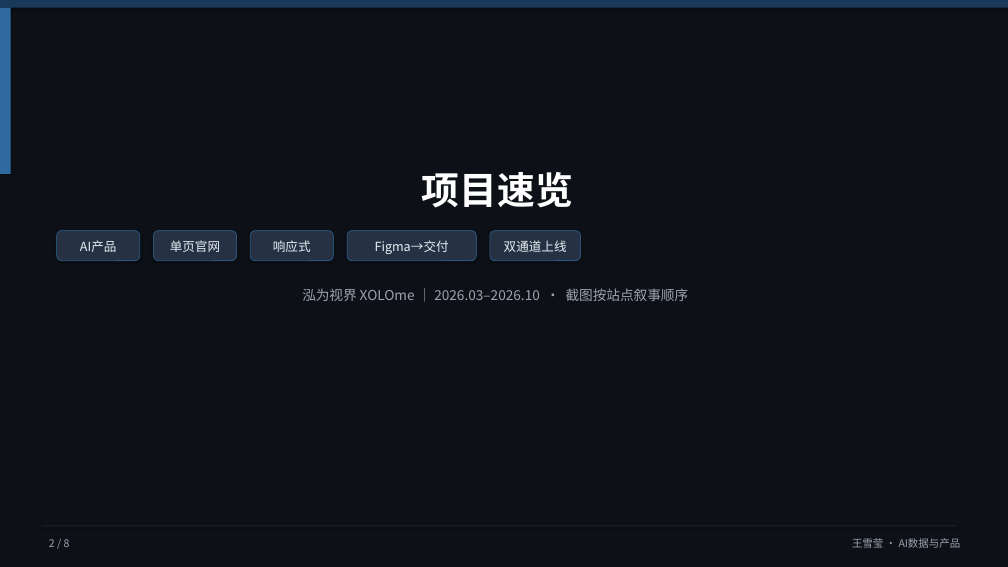
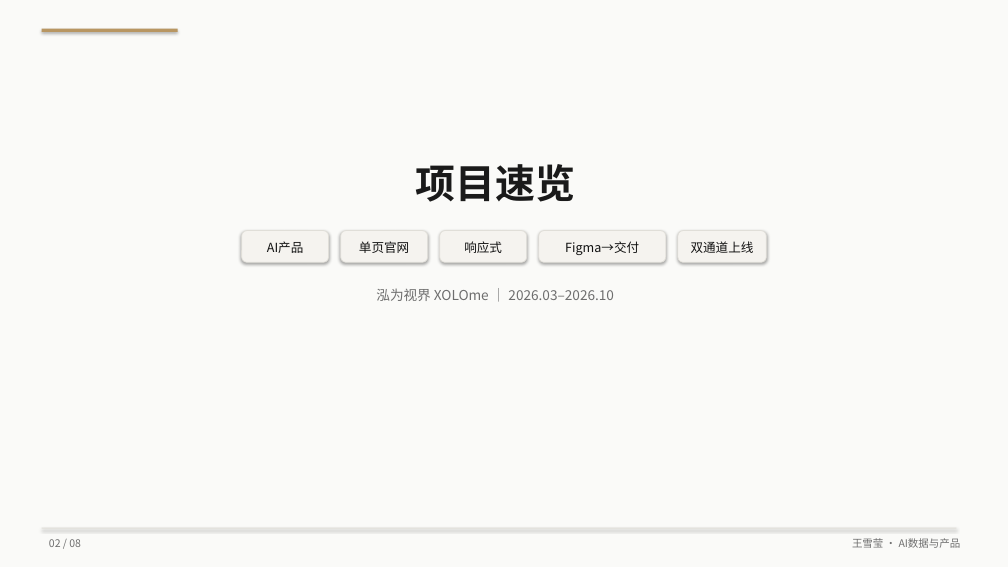
Before and after one commit to HSDCT1230/hsdct, a slide deck: slide 2 of portfolio/xolome-portfolio.pptx. Drawn at 1008x567 pixels with LibreOffice and Linux fonts; fonts in the diff are those of the drawing. Boxes give left, top, right and bottom in pixels: in the first picture for what was removed or moved away, otherwise in the second. Text is boxed around its words. In the diff, an @@ line names an element or a change of style, - is before the commit and + after.

```diff
--- a/portfolio/xolome-portfolio.pptx
+++ b/portfolio/xolome-portfolio.pptx
@@ background #0D1117 to #FAFAF8 @@
@@ rectangle at [0, 0, 1008, 567]: fill #0D1117 to #FAFAF8 @@
@@ rectangle removed at [0, 0, 1008, 8] @@
@@ rectangle removed at [0, 8, 11, 174] @@
@@ rectangle added at [42, 29, 178, 32], fill #B89662 @@
@@ text "项目速览": place and size @@
-text "项目速览" at [422, 172, 573, 208]
+text "项目速览" at [415, 164, 575, 202]
@@ text "项目速览" at [415, 164, 575, 202]: size 36 to 38 pt, text colour #FFFFFF to #1A1A1A @@
@@ rounded rectangle removed at [57, 231, 140, 261] @@
@@ rounded rectangle removed at [154, 231, 237, 261] @@
@@ text "AI产品": place and size @@
-text "AI产品" at [80, 240, 117, 252]
+text "AI产品" at [267, 241, 304, 253]
@@ rounded rectangle: place and size @@
-rounded rectangle at [250, 231, 333, 261]
+rounded rectangle at [242, 231, 329, 262]
@@ text "单页官网": place and size @@
-text "单页官网" at [170, 240, 220, 252]
+text "单页官网" at [359, 241, 409, 253]
@@ fill #263244 to #F5F3EF; outline #2E6A9E 0.5 pt to #E0DED8 0.75 pt in 3 elements at [242, 231, 329, 262], [440, 231, 527, 262], [341, 231, 428, 262] @@
@@ rounded rectangle: place and size @@
-rounded rectangle at [347, 231, 476, 261]
+rounded rectangle at [341, 231, 428, 262]
@@ text colour #E6EDF3 to #121212 in 5 elements at [691, 241, 754, 253], [267, 241, 304, 253], [359, 241, 409, 253], [565, 241, 639, 255], [464, 241, 502, 253] @@
@@ text "响应式": place and size @@
-text "响应式" at [273, 240, 311, 252]
+text "响应式" at [464, 241, 502, 253]
@@ rounded rectangle: place and size @@
-rounded rectangle at [490, 231, 581, 261]
+rounded rectangle at [440, 231, 527, 262]
@@ text "Figma→交付": place and size @@
-text "Figma→交付" at [375, 240, 449, 254]
+text "Figma→交付" at [565, 241, 639, 255]
@@ rounded rectangle added at [539, 231, 666, 262], fill #F5F3EF, outline #E0DED8 0.75 pt @@
@@ text "双通道上线": place and size @@
-text "双通道上线" at [504, 240, 567, 252]
+text "双通道上线" at [691, 241, 754, 253]
@@ rounded rectangle added at [678, 231, 767, 262], fill #F5F3EF, outline #E0DED8 0.75 pt @@
@@ text at [376, 288, 614, 301]: text changed; text colour #9CA3AF to #6E6E6E @@
-泓为视界 XOLOme ｜ 2026.03–2026.10 · 截图按站点叙事顺序
+泓为视界 XOLOme ｜ 2026.03–2026.10
@@ rectangle at [42, 528, 957, 529]: fill #1C2430 to #E0DED8 @@
@@ text removed at [49, 539, 70, 547] @@
-2 / 8
@@ text added at [49, 539, 81, 547], 10 pt, text #6E6E6E @@
+02 / 08
@@ text "王雪莹 · AI数据与产品" at [852, 538, 961, 548]: text colour #9CA3AF to #6E6E6E @@
```
Also in this commit, not shown: 7 other slides changed, 1 other file.
